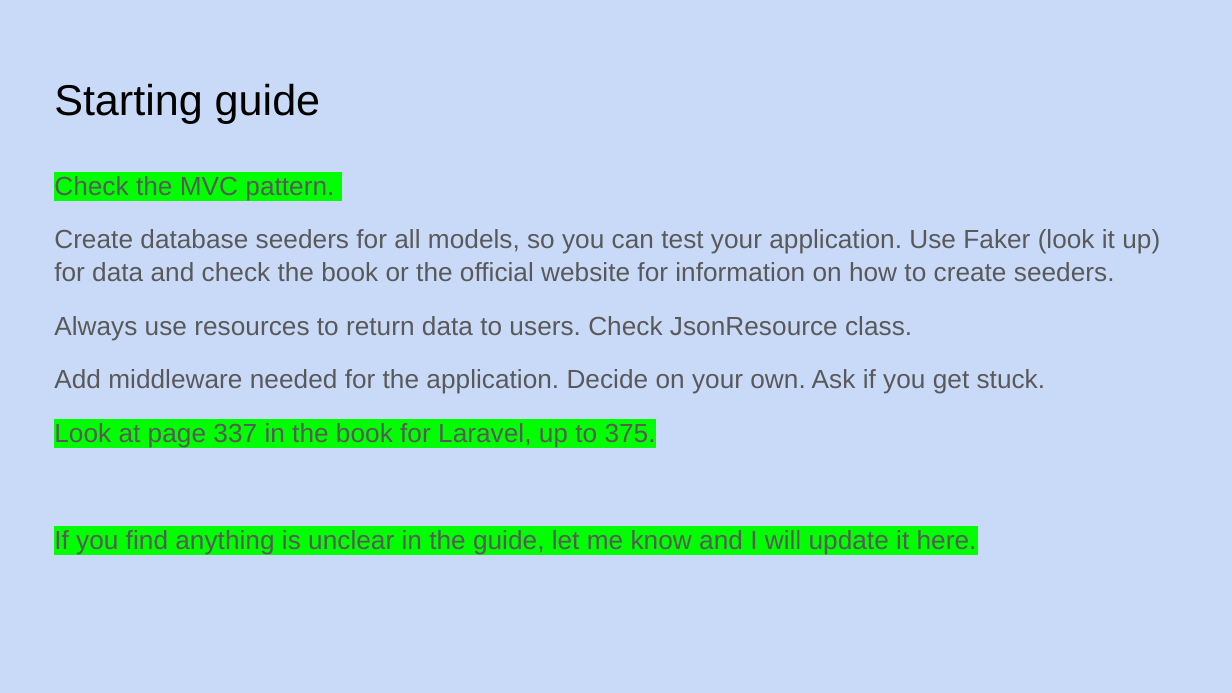
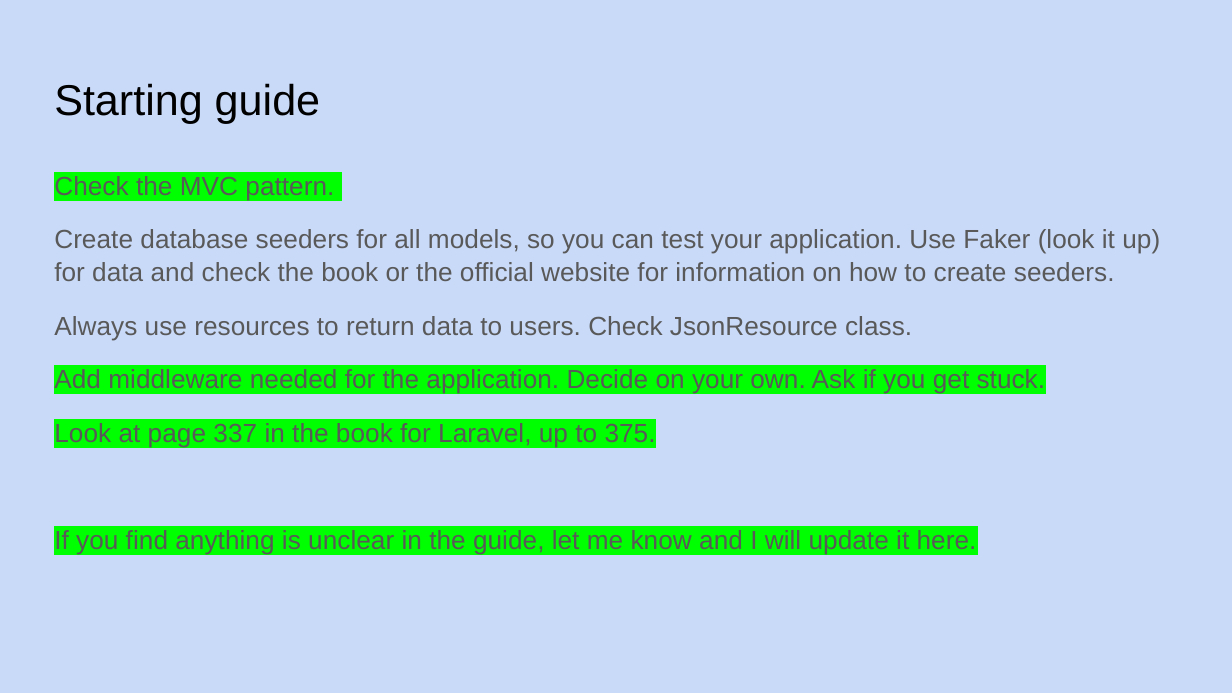
Before and after one commit to NikiStoyanov/RentingSystem, a slide deck: slide 3 of Programmingo project.pptx. Drawn at 1232x693 pixels with LibreOffice and Linux fonts; fonts in the diff are those of the drawing. Boxes give left, top, right and bottom in pixels: in the first picture for what was removed or moved away, otherwise in the second. Text is boxed around its words. In the diff, an @@ line names an element or a change of style, - is before the commit and + after.

```diff
--- a/Programmingo project.pptx
+++ b/Programmingo project.pptx
@@ text at (54,369,1045,394): highlight none to #00FF00 in "Add middleware needed for the application. Decide ..." @@
```
Also in this commit, not shown: 5 other slides changed, 8 other files.
